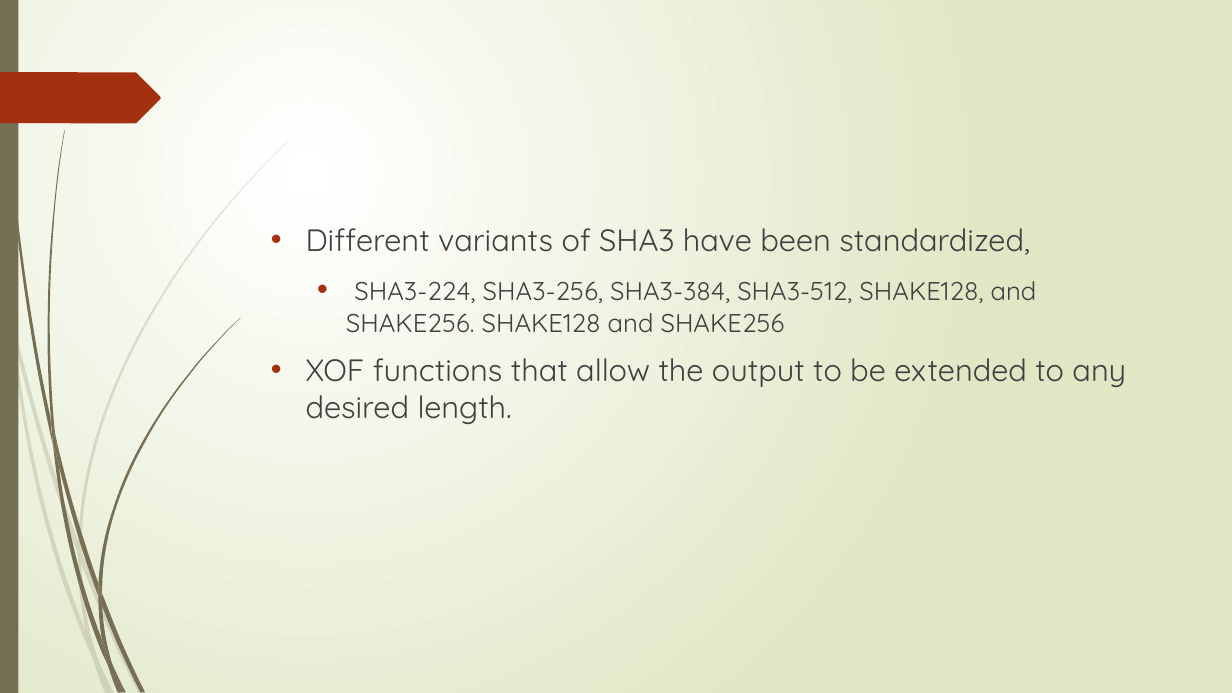
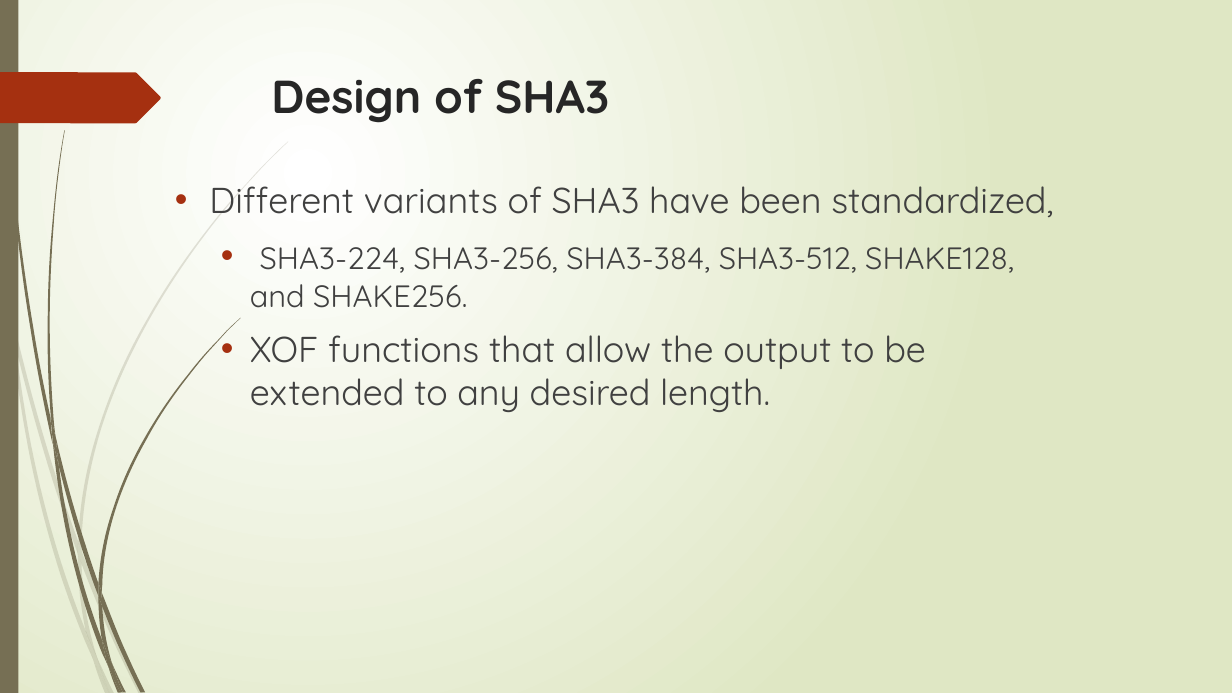
Before and after one commit to sanjayshimoga/nmit-blockchain-DApps, a slide deck: slide 76 of Hash functions.pptx. Drawn at 1232x693 pixels with LibreOffice and Linux fonts; fonts in the diff are those of the drawing. Boxes give left, top, right and bottom in pixels: in the first picture for what was removed or moved away, otherwise in the second. Text is boxed around its words. In the diff, an @@ line names an element or a change of style, - is before the commit and + after.

```diff
--- a/Hash functions.pptx
+++ b/Hash functions.pptx
@@ title added at box(271, 79, 609, 123), 36 pt, text #262626, bold @@
+Design of SHA3
@@ text "Different variants of SHA3 have ...": place and size @@
-text "Different variants of SHA3 have ..." at box(306, 228, 1126, 424)
+text "Different variants of SHA3 have ..." at box(209, 186, 1053, 412)
@@ text at box(209, 186, 1053, 412): size 24 to 28 pt in "Different variants of SHA3 have been standardized,", "XOF functions that allow the output to ..."; list level 1 to 2 in "XOF functions that allow the ..." @@
@@ text at box(250, 247, 1014, 308): text changed; size 20 to 24 pt @@
-  • SHA3-224, SHA3-256, SHA3-384, SHA3-512, SHAKE128, and SHAKE256. SHAKE128 and SHAKE256
+  • SHA3-224, SHA3-256, SHA3-384, SHA3-512, SHAKE128, and SHAKE256.
```
Also in this commit, not shown: 23 other slides changed, 2 slides added, 1 slide removed, 2 other files.
